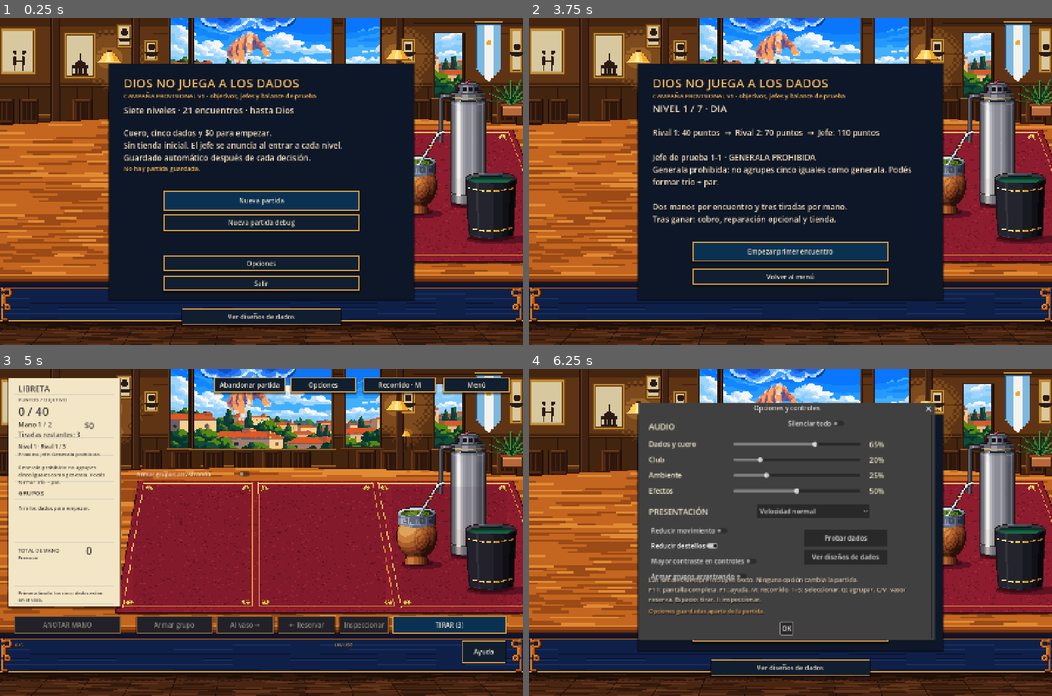
Above: before the commit, frames 1-4 (two rows, left to right).
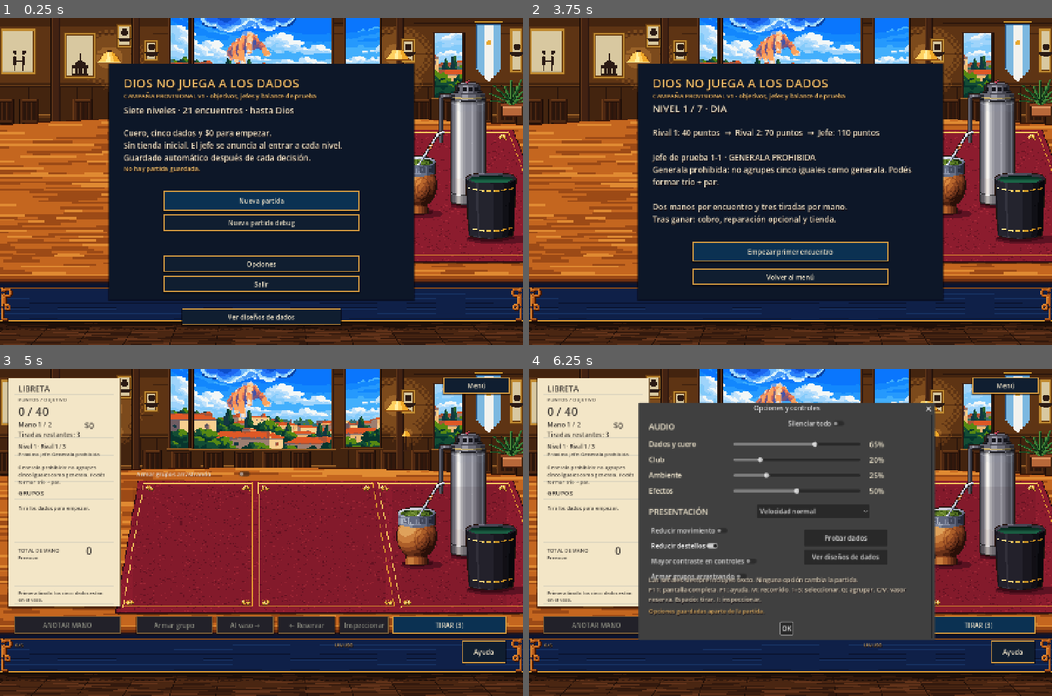
Above: after the commit, the same moments.

Repository: nicookazan/project-dice
Game: Godot game, scene res://main.tscn
Same seed, same stepped clock (60 frames per second), same inputs: the game is played once before the commit and once after it.
Inputs:
- Up to frame 1 (0.25 s): no input
- Up to frame 2 (3.75 s): click "Nueva partida" at 0.5 s; click "Volver al menú" at 1.25 s; click "Nueva partida debug" at 2 s; click "Seguir jugando" at 2.75 s; click "Continuar" at 3.5 s
- Up to frame 3 (5 s): click "Empezar primer encuentro" at 4.25 s
- Up to frame 4 (6.25 s): click "Menú" at 5 s; click "Opciones" at 5.75 s

The runs differ from the first frame. In frame 1, 0.8% of the frame differs, in the area x 31-69%, y 55-93%; in frame 2, 0.2%; in frame 3, 2.5%; in frame 4, 21%, in the area x 1-98%, y 2-95%.

Commit message:
Panel de Menú con las opciones secundarias y texto de botones centrado
- Abandonar partida, Recorrido y Opciones salen de la mesa, del
  resultado y de la tienda: ahora están en el panel que abre «Menú»,
  junto con «Seguir jugando» y «Guardar y volver al menú».
- El texto de los botones baja 1 px para quedar centrado.
- Pruebas del panel (2198 comprobaciones, 0 fallos) y revisión visual.

Co-Authored-By: Claude Sonnet 5.5 <noreply@anthropic.com>

Diff:
--- a/scripts/main.gd
+++ b/scripts/main.gd
@@ -324,6 +324,13 @@
 		node.add_theme_color_override("font_disabled_color", Color("bdbdbd"))
 	node.add_theme_stylebox_override("focus", box(Color.TRANSPARENT, Color.WHITE, 3))
 	if is_instance_valid(background) and background.shop_mode: skin_shop_button(node)
+	# The font's ascent leaves the label about 1 px above the optical centre: push it down 1 px.
+	for state in ["normal", "hover", "pressed", "disabled", "focus"]:
+		var skin: StyleBox = node.get_theme_stylebox(state)
+		if skin != null and not (skin is StyleBoxEmpty):
+			skin = skin.duplicate()
+			skin.set_content_margin(SIDE_TOP, skin.get_margin(SIDE_TOP) + 2)
+			node.add_theme_stylebox_override(state, skin)
 	node.pressed.connect(func():
 		if not throwing and not sticker_animation_active() and not detail.visible and not confirmation.visible: action.call())
 	parent.add_child(node)
@@ -461,6 +468,39 @@
 	purchase_error = ""
 	session_started = true
 	render()
+
+var game_menu: Control
+
+func close_game_menu() -> void:
+	if is_instance_valid(game_menu):
+		if game_menu.get_parent() != null: game_menu.get_parent().remove_child(game_menu)
+		game_menu.queue_free()
+	game_menu = null
+
+## In-game menu: every secondary option lives here so the table and the shop stay uncluttered.
+func show_game_menu() -> void:
+	close_game_menu()
+	game_menu = Control.new()
+	game_menu.name = "GameMenu"
+	game_menu.size = Vector2(1440, 900)
+	game_menu.z_index = 120
+	ui.add_child(game_menu)
+	var dim := ColorRect.new()
+	dim.size = game_menu.size
+	dim.color = Color(0.02, 0.03, 0.06, 0.72)
+	game_menu.add_child(dim)
+	var card := panel(game_menu, Rect2(520, 190, 400, 500), Color("0d1728"), gold)
+	var title := label(card, "MENÚ", Vector2(0, 24), 30, gold, 400)
+	title.horizontal_alignment = HORIZONTAL_ALIGNMENT_CENTER
+	var entries := [
+		["Seguir jugando", close_game_menu, true],
+		["Recorrido · M", func(): close_game_menu(); show_route(), false],
+		["Opciones", func(): close_game_menu(); show_options(), false],
+		["Abandonar partida", func(): close_game_menu(); request_navigation("menu"), false],
+		["Guardar y volver al menú", func(): close_game_menu(); request_navigation("pause"), false]]
+	for index in range(entries.size()):
+		var entry: Array = entries[index]
+		button(card, entry[0], Rect2(50, 92 + index * 72, 300, 54), entry[1], false, entry[2])
 
 func request_navigation(destination: String) -> void:
 	if destination not in ["menu", "new", "new_debug", "quit", "pause"]: return
@@ -796,10 +836,7 @@
 		render_shop()
 		finish_render()
 		return
-	button(ui, "Menú", Rect2(1220, 23, 185, 38), func(): request_navigation("pause"))
-	button(ui, "Abandonar partida", Rect2(590, 23, 195, 38), func(): request_navigation("menu"))
-	button(ui, "Recorrido · M", Rect2(1000, 23, 200, 38), show_route)
-	button(ui, "Opciones", Rect2(800, 23, 180, 38), show_options)
+	button(ui, "Menú", Rect2(1220, 23, 185, 38), show_game_menu)
 	if game.phase not in ["shop", "purchase_target", "sticker_choice"]: shop_section = "coins"
 	if game.phase != "sticker_choice": pack_panel_open = true
 	render_notebook()
@@ -1322,9 +1359,6 @@
 	shop_frame(Rect2(730, 30, 200, 80))
 	shop_caption(ui, "CAPACIDAD", Rect2(742, 38, 176, 22), 18)
 	shop_caption(ui, str(game.coin_inventory.shared_capacity), Rect2(742, 60, 176, 42), 34, gold)
-	for entry in [["Menú", 1027, func(): request_navigation("pause")], ["Opciones", 1137, show_options], ["Recorrido · M", 1247, show_route]]:
-		var nav := button(ui, entry[0], Rect2(entry[1], 166, 106 if entry[0] != "Recorrido · M" else 158, 31), entry[2])
-		nav.add_theme_font_size_override("font_size", 13)
 	shop_caption(ui, "TUS DADOS", Rect2(350, 777, 370, 22), 15)
 	for id in range(5):
 		var die := Die.new()
@@ -1378,8 +1412,8 @@
 	var next_button := button(ui, next_label, Rect2(1025, 25, 380, 93), func(): act(game.leave_shop), game.phase != "shop", true)
 	next_button.name = "ShopAdvance"
 	next_button.add_theme_font_size_override("font_size", 18)
-	var leave := button(ui, "Abandonar partida", Rect2(1025, 126, 380, 28), func(): request_navigation("menu"))
-	leave.add_theme_font_size_override("font_size", 14)
+	var game_menu_button := button(ui, "Menú", Rect2(1025, 126, 380, 36), show_game_menu)
+	game_menu_button.add_theme_font_size_override("font_size", 16)
 	shop_caption(ui, "EL MALETÍN · TODAS LAS OFERTAS A LA VISTA", Rect2(410, 750, 980, 31), 15)
 	shop_caption(ui, "NIVEL %d · %s · DATOS PROVISIONALES" % [game.level_index + 1, game.environment_id().replace("_", " ").to_upper()], Rect2(30, 94, 400, 22), 11)
 	coin_sale_overlay = preload("res://scripts/coin_sale_zone.gd").new()
@@ -1561,9 +1595,7 @@
 
 func render_result() -> void:
 	panel(ui, Rect2(0, 0, 1440, 900), Color(0.04, 0.06, 0.07, 0.84))
-	button(ui, "Recorrido · M", Rect2(1000, 23, 200, 38), show_route)
-	button(ui, "Menú", Rect2(1220, 23, 185, 38), func(): request_navigation("pause"))
-	button(ui, "Abandonar partida", Rect2(590, 23, 195, 38), func(): request_navigation("menu"))
+	button(ui, "Menú", Rect2(1220, 23, 185, 38), show_game_menu)
 	if game.phase == "repair":
 		render_repairs()
 		return
--- a/tests/campaign_tests.gd
+++ b/tests/campaign_tests.gd
@@ -15,7 +15,7 @@
 	var before: Dictionary = scene.checkpoint_data()
 	check.call(scene.save_error == "" and scene.save_store.inspect().get("active", false), "Campaign: valid durable checkpoint " + label + " / " + scene.save_error)
 	if scene.save_error != "": return
-	Flow.click(scene, "Volver al menú" if scene.game.phase == "level_intro" else "Menú")
+	Flow.click(scene, "Volver al menú" if scene.game.phase == "level_intro" else "Guardar y volver al menú")
 	check.call(Flow.click(scene, "Continuar") and scene.checkpoint_data() == before, "Campaign: exact UI resume " + label)
 
 static func persistent_parts(game) -> Dictionary:
--- /dev/null
+++ b/tests/game_menu_review.gd
@@ -0,0 +1,30 @@
+extends SceneTree
+## Captures the in-game menu panel on the table and in the shop (needs a GPU; run without --headless).
+const Flow = preload("res://tests/level_flow_tests.gd")
+const Fixture = preload("res://tests/support/game_fixture.gd")
+var prefix := ""
+
+func _initialize() -> void:
+	var scene = load("res://main.tscn").instantiate()
+	scene.persistence_enabled = false
+	scene.campaign_mode = false
+	root.add_child(scene)
+	await process_frame
+	prefix = str(root.size.x) + "x" + str(root.size.y) + "-menu-"
+	scene.start_new_run(3)
+	Flow.click(scene, "Empezar primer encuentro")
+	await capture("mesa")
+	scene.show_game_menu()
+	await capture("mesa-panel")
+	scene.close_game_menu()
+	scene.game.phase = "shop"
+	scene.render()
+	await capture("tienda")
+	scene.show_game_menu()
+	await capture("tienda-panel")
+	quit()
+
+func capture(name: String) -> void:
+	await process_frame
+	await RenderingServer.frame_post_draw
+	root.get_texture().get_image().save_png("res://test-results/" + prefix + name + ".png")
--- a/tests/level_flow_tests.gd
+++ b/tests/level_flow_tests.gd
@@ -6,6 +6,12 @@
 
 static func click(scene, caption: String) -> bool:
 	var control = UI.find_button(scene.ui, caption)
+	# Secondary options live inside the in-game menu panel: open it first when the button is not on screen.
+	if control == null and caption in ["Recorrido · M", "Opciones", "Abandonar partida", "Guardar y volver al menú", "Seguir jugando"]:
+		var menu = UI.find_button(scene.ui, "Menú")
+		if menu != null and not menu.disabled:
+			menu.pressed.emit()
+			control = UI.find_button(scene.ui, caption)
 	if control == null or control.disabled: return false
 	control.pressed.emit()
 	# Advance presentation time before issuing the next synchronous UI action.
@@ -109,6 +115,11 @@
 	click(scene, "Empezar primer encuentro")
 	check.call(scene.game.phase == "play" and scene.game.rival == 0 and not scene.game.begin_level(), "Flow: only first encounter starts, intro continuation is idempotent")
 	before = scene.game.snapshot()
+	check.call(UI.find_button(scene.ui, "Recorrido · M") == null and UI.find_button(scene.ui, "Abandonar partida") == null and UI.find_button(scene.ui, "Opciones") == null and UI.find_button(scene.ui, "Menú") != null, "Flow: table keeps only the Menú button; secondary options are not loose on screen")
+	UI.find_button(scene.ui, "Menú").pressed.emit()
+	check.call(scene.ui.has_node("GameMenu") and UI.find_button(scene.ui, "Seguir jugando") != null and UI.find_button(scene.ui, "Recorrido · M") != null and UI.find_button(scene.ui, "Opciones") != null and UI.find_button(scene.ui, "Abandonar partida") != null and UI.find_button(scene.ui, "Guardar y volver al menú") != null and scene.game.snapshot() == before, "Flow: Menú opens a panel with route, options, abandon and save-and-exit without changing state")
+	UI.find_button(scene.ui, "Seguir jugando").pressed.emit()
+	check.call(not scene.ui.has_node("GameMenu") and scene.game.snapshot() == before, "Flow: closing the menu panel keeps the game untouched")
 	click(scene, "Recorrido · M")
 	check.call("40 → 70 → 110" in scene.detail_text and "trío + par" in scene.detail_text and scene.game.snapshot() == before, "Flow: route consultable during play without changing RNG or state")
 	scene.detail.hide()
--- a/tests/level_validation_tests.gd
+++ b/tests/level_validation_tests.gd
@@ -29,7 +29,7 @@
 	var valid: bool = scene.save_error == "" and scene.save_store.inspect().get("active", false)
 	check.call(valid, "Integral: checkpoint valid before reload " + context + " / " + scene.save_error)
 	if not valid: return false
-	Flow.click(scene, "Menú")
+	Flow.click(scene, "Guardar y volver al menú")
 	var resumed := Flow.click(scene, "Continuar")
 	check.call(resumed and scene.checkpoint_data() == before, "Integral: UI reload preserves exact game/RNG/choices " + context)
 	return resumed
--- a/tests/save_review.gd
+++ b/tests/save_review.gd
@@ -16,7 +16,7 @@
 	scene.start_new_run(3)
 	Flow.click(scene, "Empezar primer encuentro")
 	Flow.click(scene, "TIRAR (3)")
-	Flow.click(scene, "Menú")
+	Flow.click(scene, "Guardar y volver al menú")
 	await capture("continuar")
 	Flow.click(scene, "Nueva partida")
 	await capture("confirmar-nueva")
@@ -29,13 +29,13 @@
 	await capture("error-escritura")
 	scene.save_store.fail_at = ""
 	Flow.click(scene, "Error al guardar · reintentar")
-	Flow.click(scene, "Menú")
+	Flow.click(scene, "Guardar y volver al menú")
 	scene.save_store.write_text(scene.save_store.path, "corrupt original, preserved by explicit recovery")
 	scene.refresh_save_status()
 	scene.render()
 	await capture("respaldo-disponible")
 	Flow.click(scene, "Recuperar respaldo y continuar")
-	Flow.click(scene, "Menú")
+	Flow.click(scene, "Guardar y volver al menú")
 	var envelope: Dictionary = JSON.parse_string(FileAccess.get_file_as_string(scene.save_store.path))
 	envelope.version = 999
 	scene.save_store.write_text(scene.save_store.path, JSON.stringify(envelope))
@@ -57,7 +57,7 @@
 	scene.render()
 	var boxes: Array = scene.ui.find_children("*", "CheckBox", true, false)
 	boxes[0].button_pressed = true
-	Flow.click(scene, "Menú")
+	Flow.click(scene, "Guardar y volver al menú")
 	Flow.click(scene, "Continuar")
 	await capture("reparacion-pendiente")
 	print("SAVE REVIEW: 7 captures, isolated save path: ", scene.save_store.path)
--- a/tests/save_tests.gd
+++ b/tests/save_tests.gd
@@ -242,7 +242,7 @@
 	check.call(scene.save_store.inspect().data == saved, "Save UI: actual throw is saved after resolution")
 	scene.render()
 	check.call(scene.save_store.read_file(scene.save_store.path + ".bak").data.game.rolls_made == 0, "Save UI: redraw does not replace backup or write another checkpoint")
-	Flow.click(scene, "Menú")
+	Flow.click(scene, "Guardar y volver al menú")
 	check.call(scene.game.phase == "menu" and UI.find_button(scene.ui, "Continuar") != null, "Save UI: menu preserves active save and offers Continue")
 	Flow.click(scene, "Continuar")
 	check.call(scene.checkpoint_data() == saved, "Save UI: Continue restores exact phase without throwing again")
@@ -287,7 +287,7 @@
 	var boxes: Array = scene.ui.find_children("*", "CheckBox", true, false)
 	boxes[0].button_pressed = true
 	check.call(scene.save_store.inspect().data.ui.repair_selection == [0], "Save UI: selecting a shell checkpoints pending repair choice without charging")
-	Flow.click(scene, "Menú")
+	Flow.click(scene, "Guardar y volver al menú")
 	Flow.click(scene, "Continuar")
 	check.call(scene.repair_selection == [0] and UI.find_button(scene.ui, "Reparar selección · $3") != null, "Save UI: Continue restores selected repair and quoted total")
 	Flow.click(scene, "Reparar selección · $3")
@@ -299,7 +299,7 @@
 	scene.render()
 	Flow.click(scene, "Cerrar panel")
 	saved = scene.checkpoint_data()
-	Flow.click(scene, "Menú")
+	Flow.click(scene, "Guardar y volver al menú")
 	Flow.click(scene, "Continuar")
 	check.call(scene.checkpoint_data() == saved and not scene.pack_panel_open and scene.game.cash == 95, "Save UI: closed paid pack panel reopens without new candidates or payment")
 	Flow.click(scene, "Elegir sticker pendiente")
Not shown, changed: docs/PLAN-ARTE-PIXEL.md
